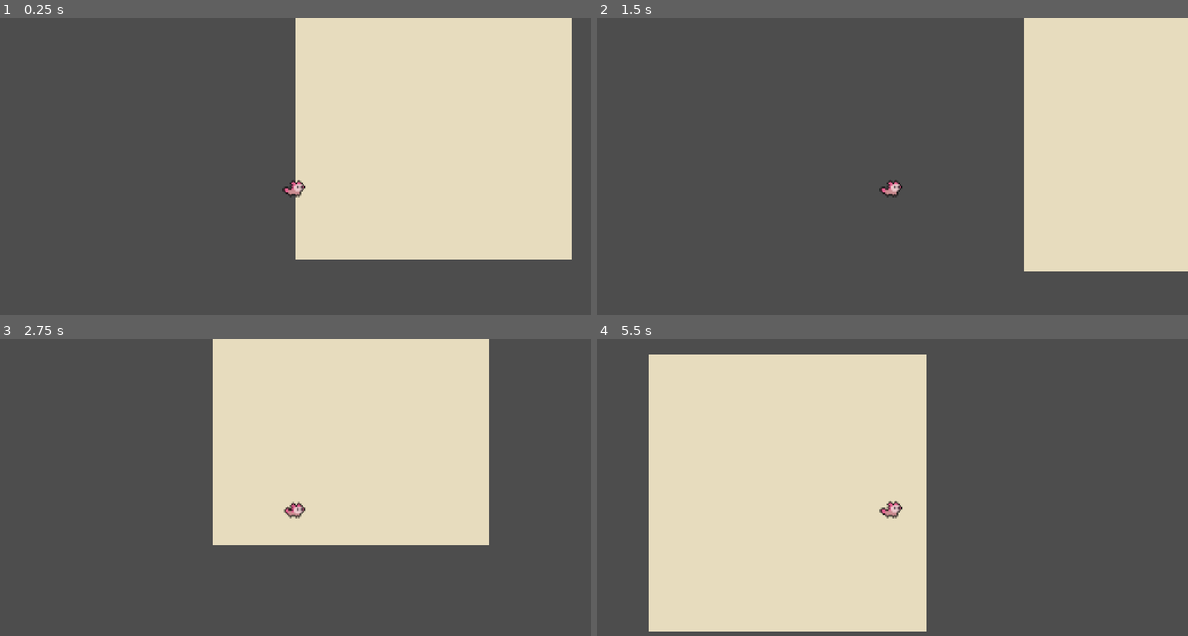
Above: before the commit, frames 1-4 (two rows, left to right).
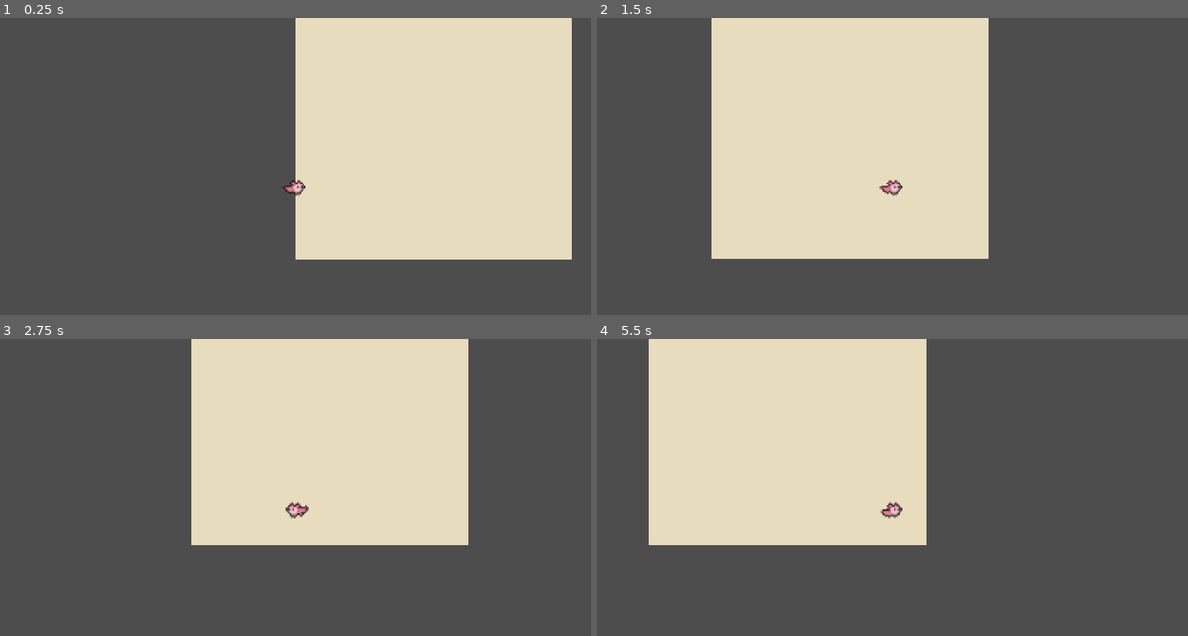
Above: after the commit, the same moments.

Repository: Hyphysaurus/lil-axol
Game: Godot game, scene res://main.tscn
Same seed, same stepped clock (60 frames per second), same inputs: the game is played once before the commit and once after it.
Inputs:
- Up to frame 1 (0.25 s): no input
- Up to frame 2 (1.5 s): tap Enter (ui_accept) at 0.5, 0.8, 1.35 s; hold Shift (run) 0.53-1.28 s; hold D (move_right) from 0.53 s (still down); tap Space (jump) at 0.77, 1.07 s
- Up to frame 3 (2.75 s): tap Space (jump) at 1.52, 1.55, 1.82, 2.1 s; release D (move_right) at 2.03 s; hold A (move_left) from 2.03 s (still down); hold Shift (run) from 2.03 s (still down)
- Up to frame 4 (5.5 s): release A (move_left) at 2.78 s; release Shift (run) at 2.78 s; hold D (move_right) 2.78-4.28 s; tap Shift (run) at 2.85, 4.35 s; tap Space (jump) at 3.02, 3.32, 3.77, 3.8, 4.07, 4.52, 4.82 s; tap Enter (ui_accept) at 3.05, 3.6, 5.1 s; hold A (move_left) 4.28-5.03 s; hold D (move_right) from 5.03 s (still down)

The runs differ from the first frame. In frame 1, less than 0.1% of the frame differs, in the area x 47-51%, y 56-61%; in frame 2, 62%, in the area x 19-100%, y 0-86%; in frame 3, 5.1%; in frame 4, 16%.

Commit message:
feat: animated + facing controller

Diff:
--- a/game/axolotl/axolotl.gd
+++ b/game/axolotl/axolotl.gd
@@ -1,25 +1,39 @@
 extends CharacterBody2D
-
-## Lil Axolotl player controller.
-## Reads InputMap actions
+## Lil Axolotl player controller — land movement with animation + facing.
+## Reads InputMap actions (keyboard now; touch/gamepad drop in later). Swim arrives in Phase 3.
 
 const WALK_SPEED := 90.0
-const RUN_SPEED := -150.0
+const RUN_SPEED := 150.0          # Phase 1 had this NEGATIVE — that's why running went backwards
 const JUMP_VELOCITY := -300.0
 const GRAVITY := 760.0
+const MOVE_EPS := 6.0             # x-speed below this counts as standing still (for the idle anim)
 
+@onready var _spr: AnimatedSprite2D = $Sprite
 
 func _physics_process(delta: float) -> void:
-	# horizontal: get axis returns -1..1
 	var dir := Input.get_axis("move_left", "move_right")
-	var speed := RUN_SPEED if Input.is_action_pressed("run") else WALK_SPEED
+	var running := Input.is_action_pressed("run")
+	var speed := RUN_SPEED if running else WALK_SPEED
 	velocity.x = dir * speed
-		# Add the gravity.
+
 	if not is_on_floor():
 		velocity.y += GRAVITY * delta
-
-	# Handle jump.
-	if Input.is_action_just_pressed("ui_accept") and is_on_floor():
+	if Input.is_action_just_pressed("jump") and is_on_floor():
 		velocity.y = JUMP_VELOCITY
 
 	move_and_slide()
+	_animate(dir, running)
+
+func _animate(dir: float, running: bool) -> void:
+	if dir != 0.0:
+		_spr.flip_h = dir < 0.0           # face the way we move (art faces right by default)
+	if not is_on_floor():
+		_anim("jump" if velocity.y < 0.0 else "fall")
+	elif absf(velocity.x) > MOVE_EPS:
+		_anim("run" if running else "walk")
+	else:
+		_anim("idle")
+
+func _anim(a: String) -> void:
+	if _spr.animation != a:
+		_spr.play(a)
